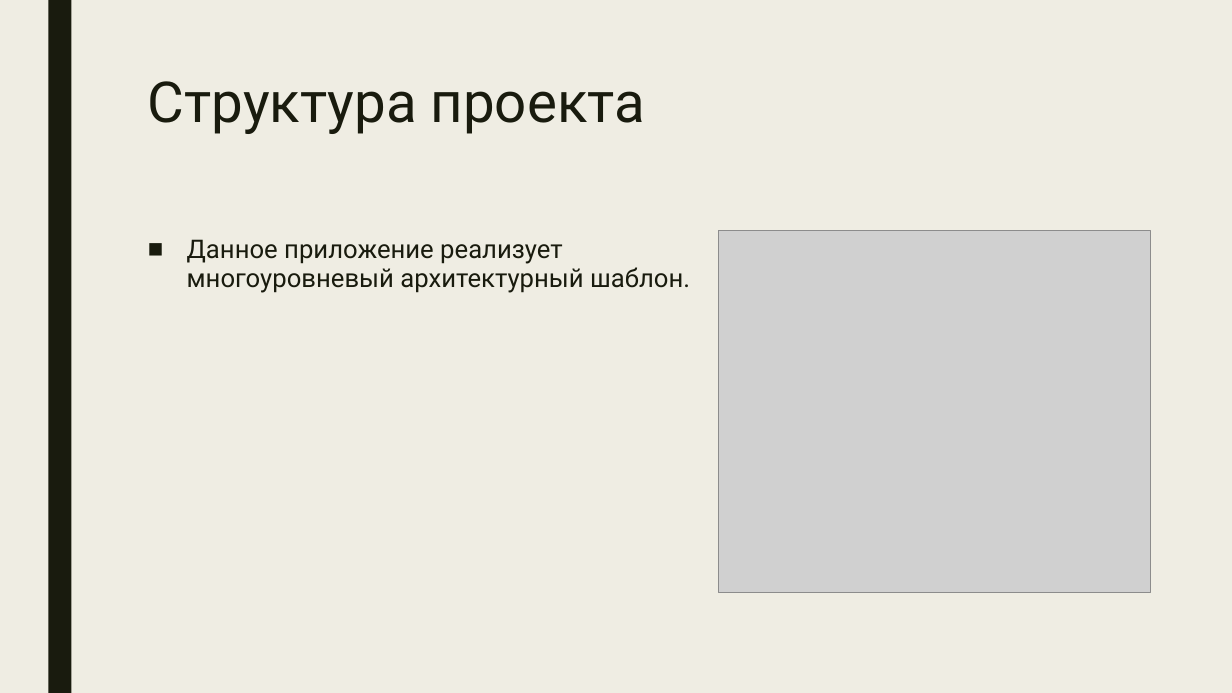
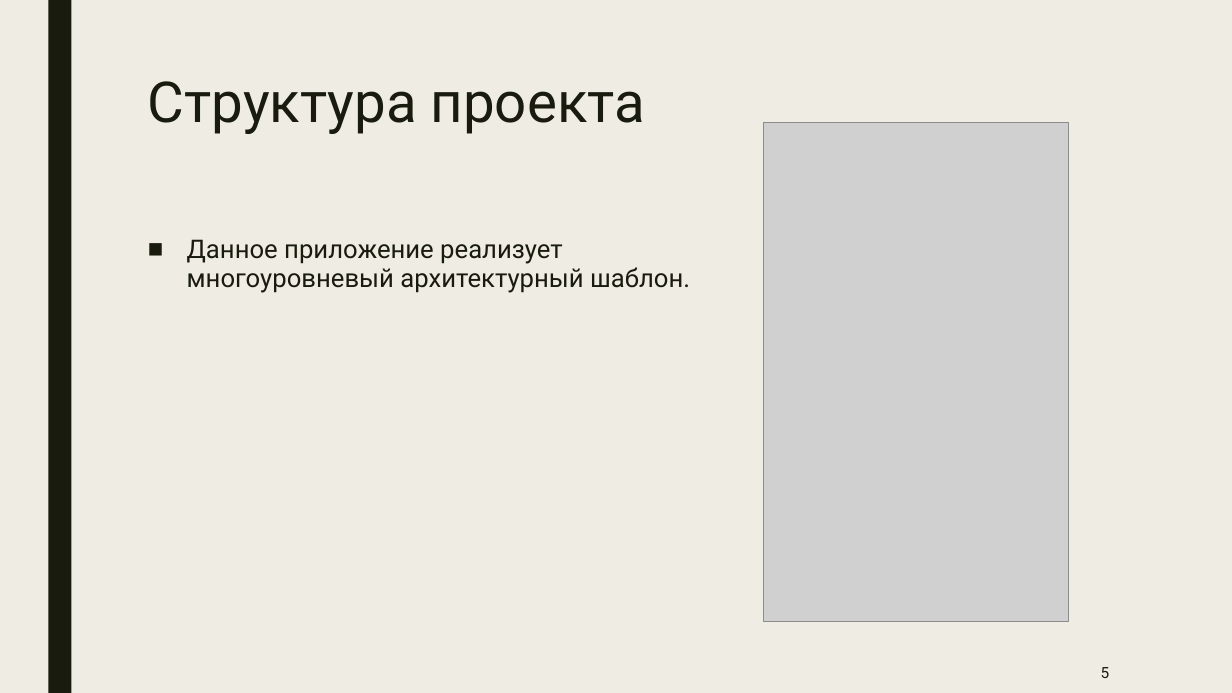
Before and after one commit to romankuz19/-, a slide deck: slide 5 of Презентация для защиты курсовой.pptx. Drawn at 1232x693 pixels with LibreOffice and Linux fonts; fonts in the diff are those of the drawing; grey boxes stand for pictures. Boxes give left, top, right and bottom in pixels: in the first picture for what was removed or moved away, otherwise in the second. Text is boxed around its words. In the diff, an @@ line names an element or a change of style, - is before the commit and + after.

```diff
--- a/Презентация для защиты курсовой.pptx
+++ b/Презентация для защиты курсовой.pptx
@@ picture: place and size @@
-picture at box(719, 231, 1151, 593)
+picture at box(764, 123, 1068, 622)
@@ page number added at box(1101, 667, 1110, 678), 12 pt, text #191B0E @@
+5
```
Also in this commit, not shown: 9 other slides changed, 1 slide added, 3 slides removed, 5 other files.
